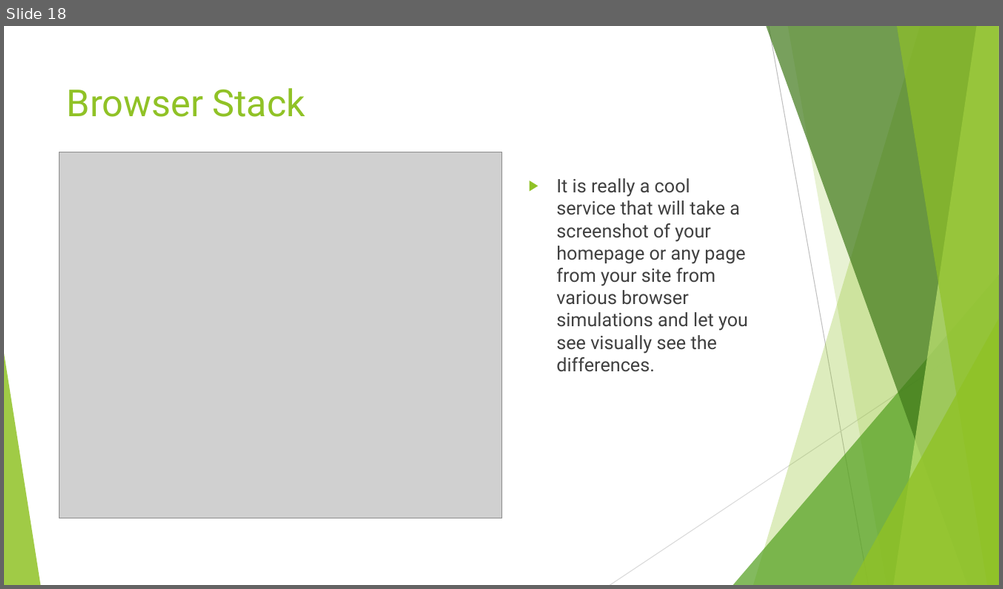
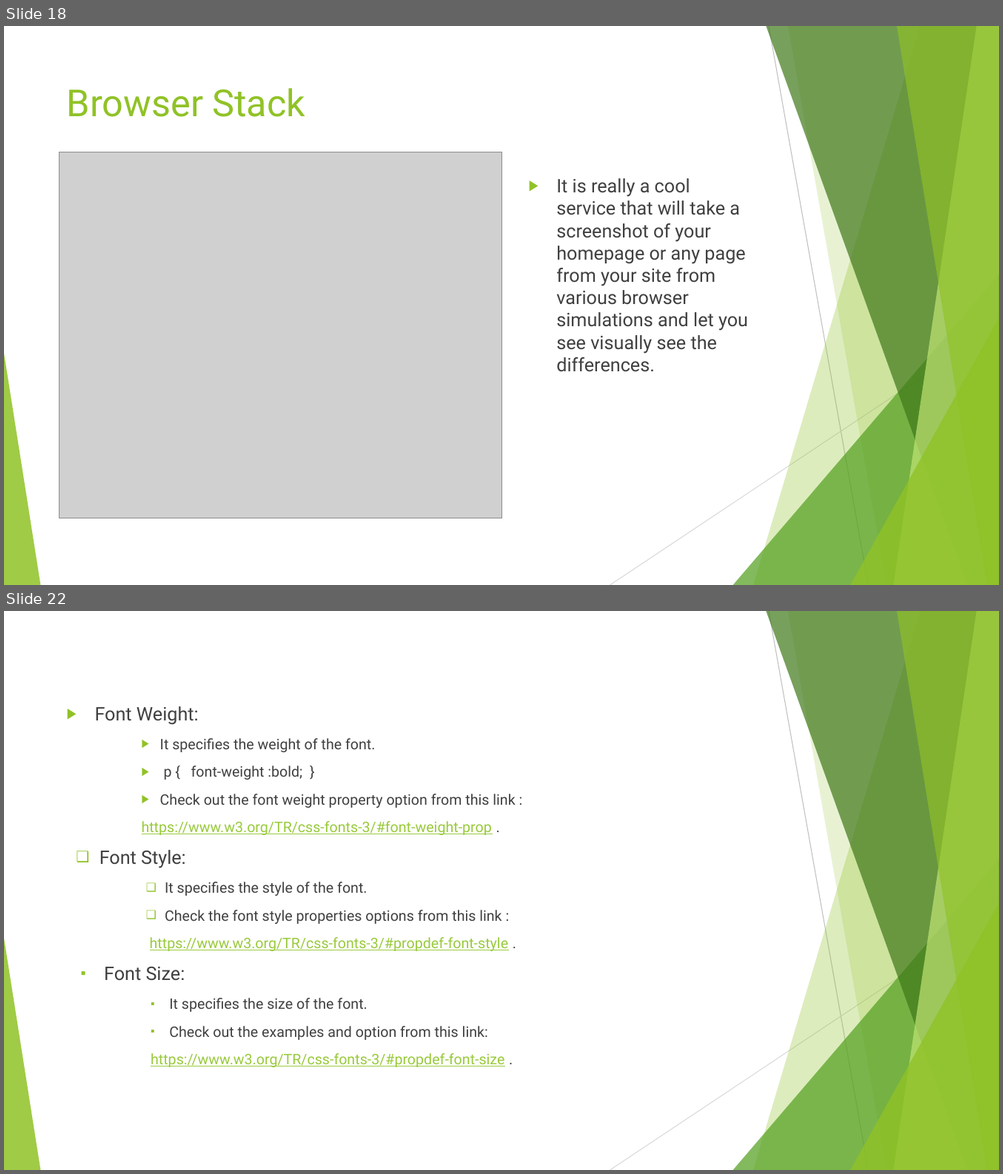
Before and after one commit to anumsh/Introduction-To-CSS, a slide deck: Introduction-to-CSS.pptx. Shown one above the other, each under a label of ours: slide 18 before the commit, slides 18 and 22 after it; the slides between them are not shown. The pictures are 1003x589 and 1003x1174 pixels, drawn with LibreOffice and Linux fonts; fonts in the diff are those of the drawing; grey boxes stand for pictures. Boxes give left, top, right and bottom in pixels: in the first picture for what was removed or moved away, otherwise in the second. Text is boxed around its words. In the diff, an @@ line names an element or a change of style, - is before the commit and + after.

Commit message:
feat: CSS Concepts- CSS Normalize , CSS Reset and fonts

```diff
--- a/Introduction-to-CSS.pptx
+++ b/Introduction-to-CSS.pptx
@@ slide 22 added at (4, 611, 999, 1170), background #FFFFFF; not listed: 10 template elements that a slide beside it also shows @@
@@ text added at (95, 706, 515, 1068), 14 pt, text #404040 @@
+▶ Font Weight:
+    ▶ It specifies the weight of the font.
+    ▶ p { font-weight :bold; }
+    ▶ Check out the font weight property option from this link :
+    https://www.w3.org/TR/css-fonts-3/#font-weight-prop .
+❑ Font Style:
+    ❑ It specifies the style of the font.
+    ❑ Check the font style properties options from this link :
+    https://www.w3.org/TR/css-fonts-3/#propdef-font-style .
+▪ Font Size:
+    ▪ It specifies the size of the font.
+    ▪ Check out the examples and option from this link:
+    https://www.w3.org/TR/css-fonts-3/#propdef-font-size .
```
Also in this commit, not shown: 5 other slides added.
